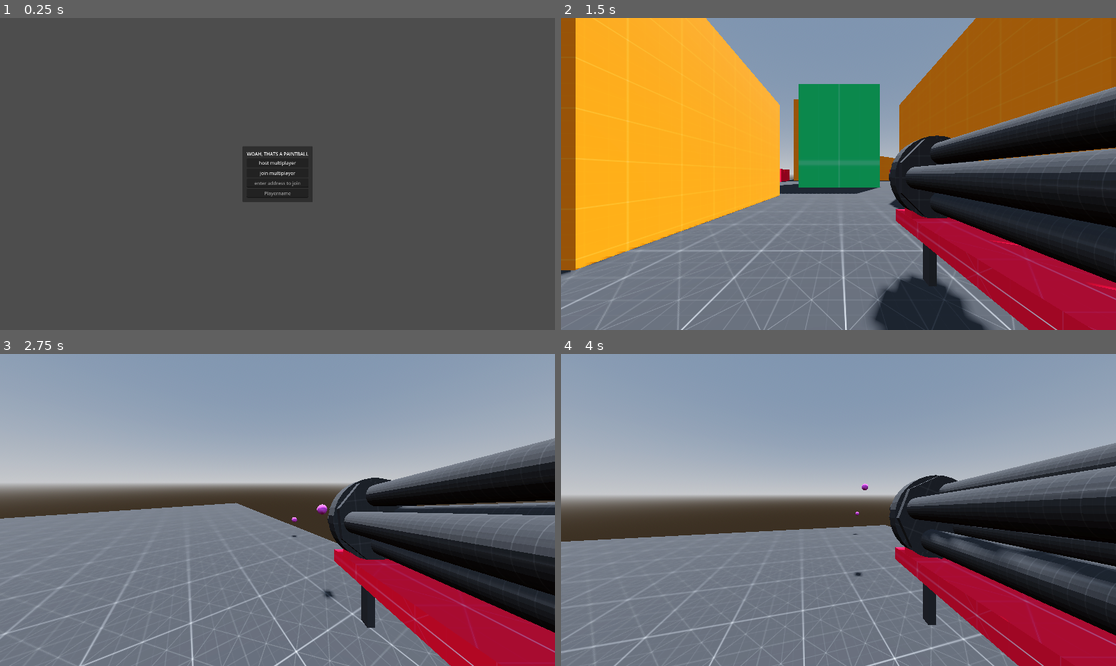
Above: before the commit, frames 1-4 (two rows, left to right).
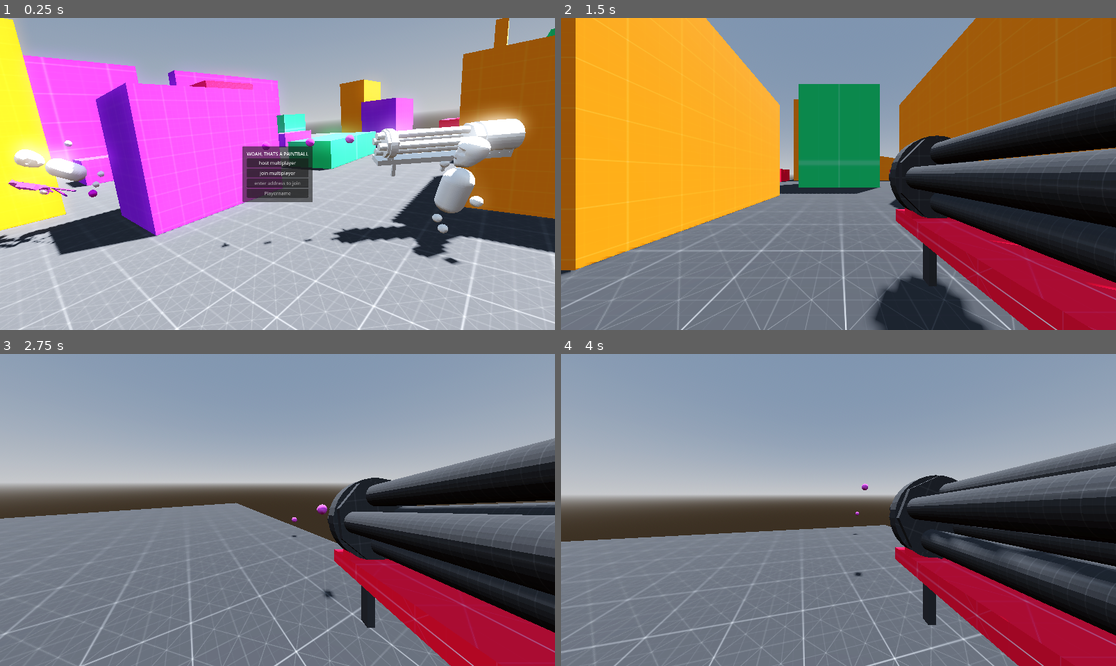
Above: after the commit, the same moments.

Repository: Monkeytonk115/godot-paintball
Game: Godot game, scene res://scenes/main.tscn
The game is run twice, just before and just after one commit, with the same random seed, the same clock (stepped at 60 frames per second) and the same inputs.
Inputs (mouse positions are in pixels of both pictures, inside the frame that each line leads up to):
- Up to frame 1 (0.25 s): no input
- Up to frame 2 (1.5 s): click (838, 183) at 0.52 s; type "12" at 0.6 s; click (838, 192) at 0.75 s; type "Alex" at 0.83 s; click "host multiplayer" at 1.25 s
- Up to frame 3 (2.75 s): tap Enter at 2 s; move the mouse to (305, 510) at 2.02 s; press the mouse at (305, 510) at 2.03 s; hold W (forward) from 2.03 s (still down); tap Space (jump) at 2.27 s
- Up to frame 4 (4 s): keep holding W (forward); move the mouse to (810, 510) at 2.77 s; release the mouse at (810, 510) at 2.78 s; tap Tab (scoreboard) at 2.85 s; tap Space (jump) at 3.02 s; move the mouse to (849, 503) at 3.52 s; press the mouse at (849, 503) at 3.53 s

The runs differ from the first frame. In frame 1, 99% of the frame differs, in the area x 0-100%, y 0-100%; in frame 2, less than 0.1%; in frame 3, less than 0.1%; in frame 4, less than 0.1%.
Error before the commit: Parse Error: Identifier "new_text" not declared in the current scope. (res://singletons/player_config.gd:12)

Commit message:
fix mispelled variable name

Diff:
--- a/singletons/player_config.gd
+++ b/singletons/player_config.gd
@@ -9,5 +9,5 @@
 
 func set_player_name(new_name):
 	var config = ConfigFile.new()
-	config.set_value("player", "player_name", new_text)
+	config.set_value("player", "player_name", new_name)
 	config.save("user://paintball_playersettings.cfg")
